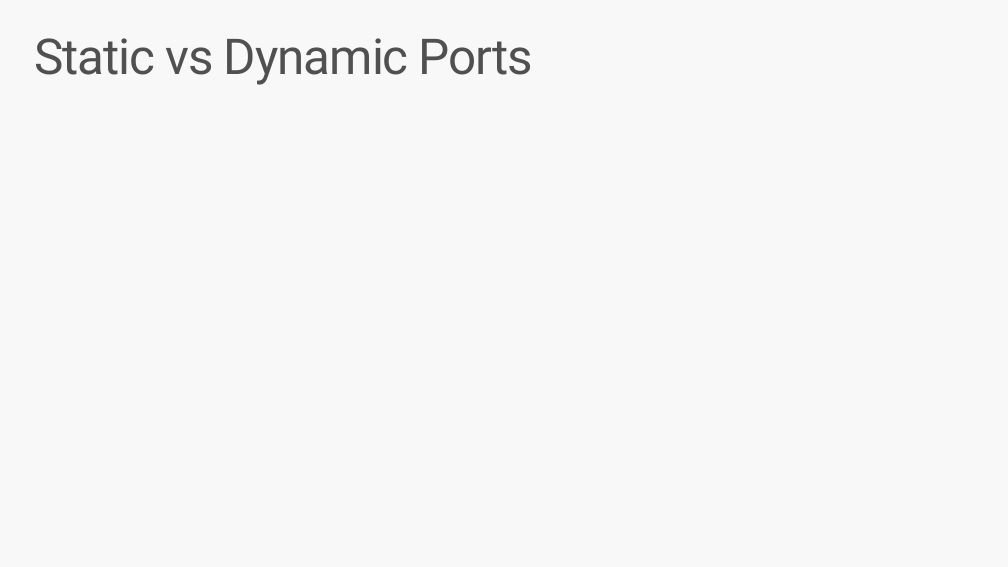
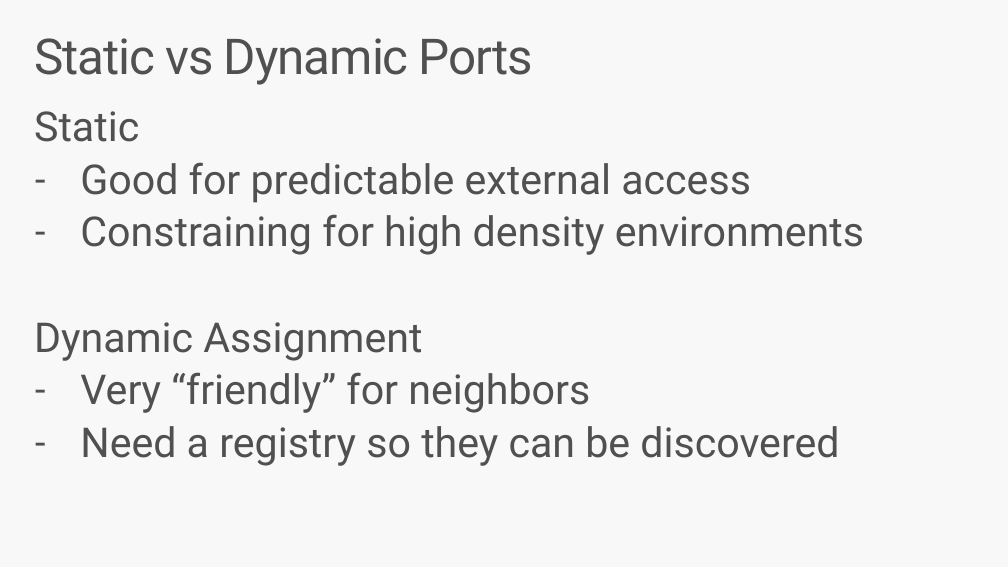
Before and after one commit to brentstineman/PersonalStuff, a slide deck: slide 9 of Presentations/Service Fabric/ServiceFabric Beyond Hello Workshop.pptx. Drawn at 1008x567 pixels with LibreOffice and Linux fonts; fonts in the diff are those of the drawing. Boxes give left, top, right and bottom in pixels: in the first picture for what was removed or moved away, otherwise in the second. Text is boxed around its words. In the diff, an @@ line names an element or a change of style, - is before the commit and + after.

```diff
--- a/Presentations/Service Fabric/ServiceFabric Beyond Hello Workshop.pptx
+++ b/Presentations/Service Fabric/ServiceFabric Beyond Hello Workshop.pptx
@@ text added at bbox=[34, 111, 864, 466], 40 pt, text #505050 @@
+Static
+– Good for predictable external access
+– Constraining for high density environments
+Dynamic Assignment
+– Very “friendly” for neighbors
+– Need a registry so they can be discovered
```
Also in this commit, not shown: 2 other slides changed, 4 slides added, 2 slides removed, 3 other files.
